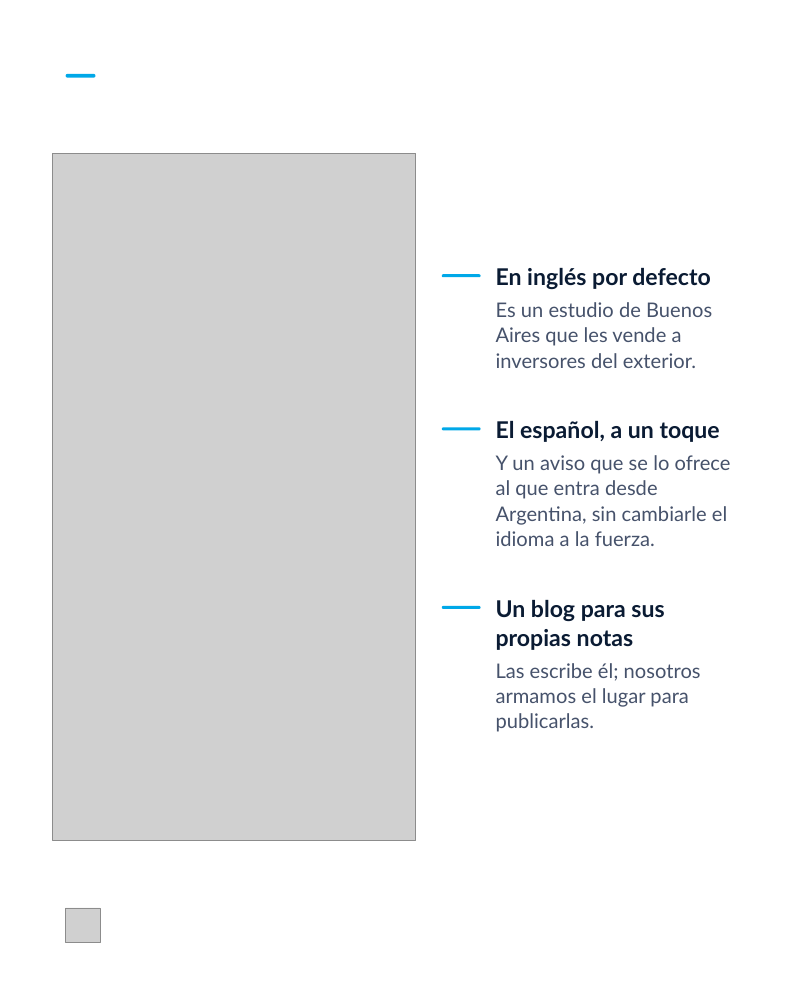
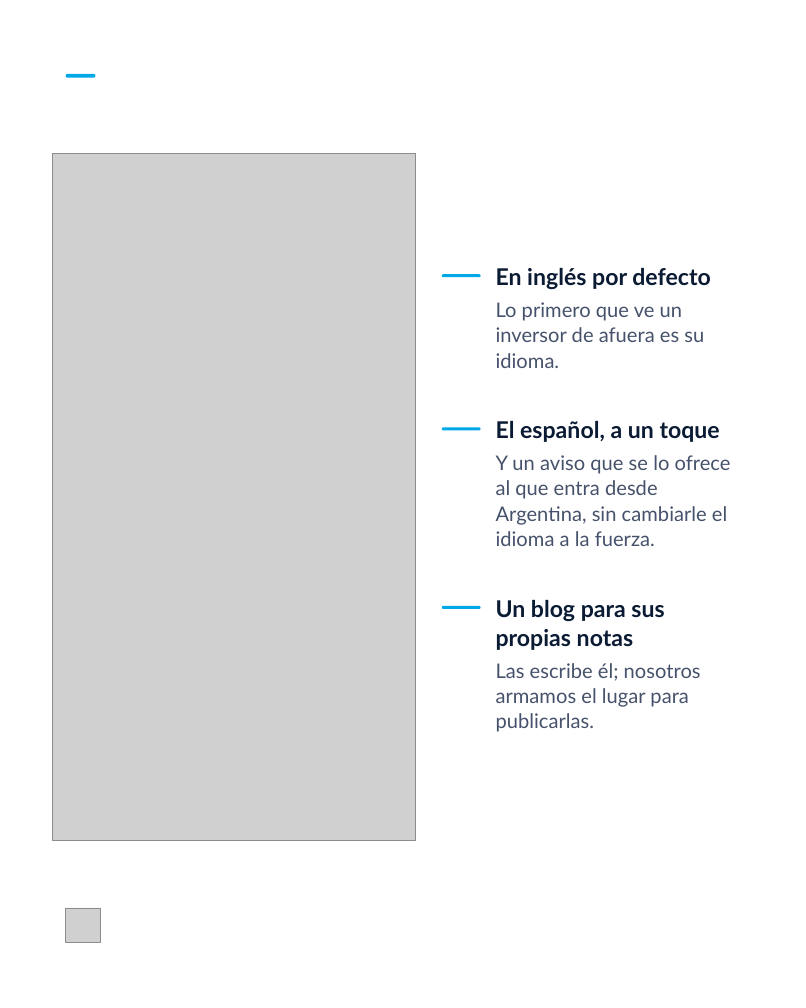
Before and after one commit to tunegocioenlasredes2025-star/TuNegocioenlasRedes, a slide deck: slide 3 of contenido/carruseles/06-setup-argentina/editable-canva.pptx. Drawn at 806x1008 pixels with LibreOffice and Linux fonts; fonts in the diff are those of the drawing; grey boxes stand for pictures. Boxes give left, top, right and bottom in pixels: in the first picture for what was removed or moved away, otherwise in the second. Text is boxed around its words. In the diff, an @@ line names an element or a change of style, - is before the commit and + after.

```diff
--- a/contenido/carruseles/06-setup-argentina/editable-canva.pptx
+++ b/contenido/carruseles/06-setup-argentina/editable-canva.pptx
@@ text at (496,302,704,368): text changed @@
-Es un estudio de Buenos Aires que les vende a inversores del exterior.
+Lo primero que ve un inversor de afuera es su idioma.
```
Also in this commit, not shown: 2 other slides changed, 1 slide added, 1 slide removed, 10 other files.
